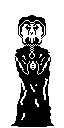
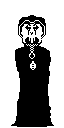
Before/after of a (64, 128) layered artwork. What changed in the layer stack:
hid "ROBE_OUTLINE" over (x1=15, y1=45, x2=52, y2=127)
hid "ROBE_HIGHLIGHT" over (x1=20, y1=54, x2=48, y2=120)
